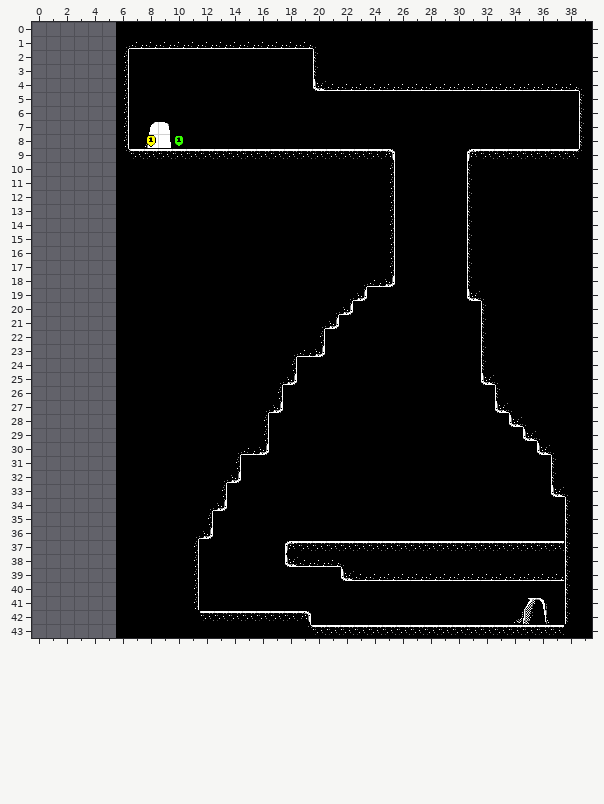
Tiled map (JSON), stored at assets/tilemap/shepherd-phase-1-3.tmj. This is how it looked before the edit.
Cells are 16x16 px. Shown: x 0..39, y 0..43. The old version is drawn lined up with the new one.
The result:
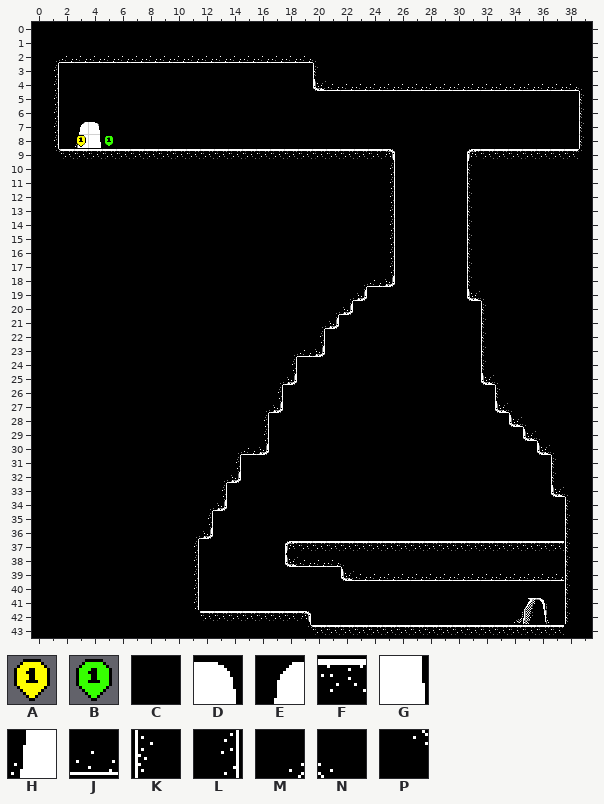
Key: from "sample-rewards": A 0, B 10; from "tileset-1bit": C 0, D 5 flipped left-right, E 6 flipped left-right, F 17, G 19 flipped left-right, H 20 flipped left-right, J 31, K 56, L 57, M 60, N 61, P 74.
_ is an empty cell.
Objects are placed by their top-left corner, in cells (3,4 is the top-left corner of cell 3,4); size is 1x1 cell unless given.
The edit:
map size 34x44 -> 40x44 cells (old content now starts at 6,0; both pictures use the new coordinates)
Layer "BG":
The edit turns tile D into tile C in row 7 at x 9.
The edit turns tile E into tile C in row 7 at x 8.
The edit turns tile G into tile C in row 8 at x 9.
The edit turns tile H into tile C in row 8 at x 8.
There is now tile C in rows 0 to 1 at x 0 to 5; in row 2 at x 0; in rows 3 to 6 at x 0 and 2 to 5; in rows 7 to 8 at x 0, 2 and 5; in row 9 at x 0; in rows 10 to 43 at x 0 to 5.
There is now tile D in row 7 at x 4.
There is now tile E in row 7 at x 3.
There is now tile G in row 8 at x 4.
There is now tile H in row 8 at x 3.
Layer "Obstacles":
The edit turns tile P into tile F in row 9 at x 6.
There is now tile F in row 9 at x 2 to 5.
The edit turns tile L into tile J in row 2 at x 6.
There is now tile J in row 2 at x 2 to 5 and 7 to 19.
There is now tile L in rows 3 to 8 at x 1.
There is now tile M in row 2 at x 1.
The edit turns tile K into tile N in row 2 at x 20.
There is now tile P in row 9 at x 1.
Tile J is gone in row 1 at x 7 to 19.
Tile L is gone in rows 3 to 8 at x 6.
Tile M is gone in row 1 at x 6.
Tile N is gone in row 1 at x 20.
Layer "NPCs":
Object A at 8,8 becomes A at 3,8.
Layer "PlayerStart":
Object B at 10,8 becomes B at 5,8.
Where, in picture pixels (left, top, right, bottom), the same in both pictures:
changed: (32, 22, 318, 638)
